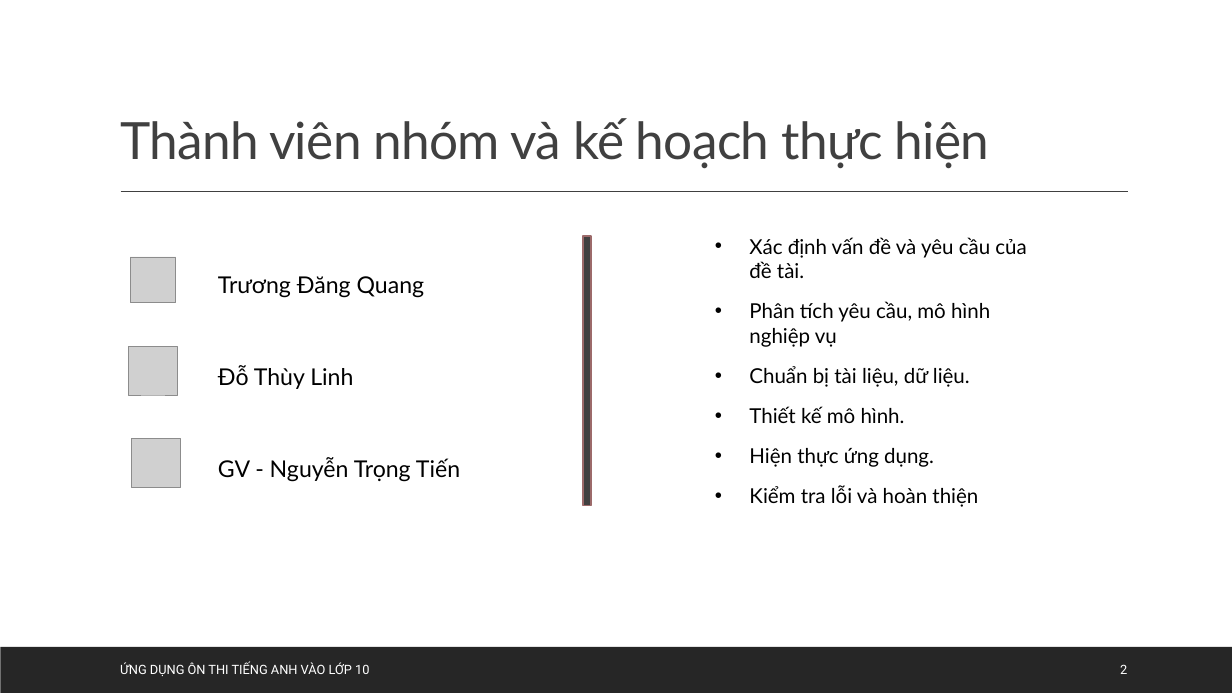
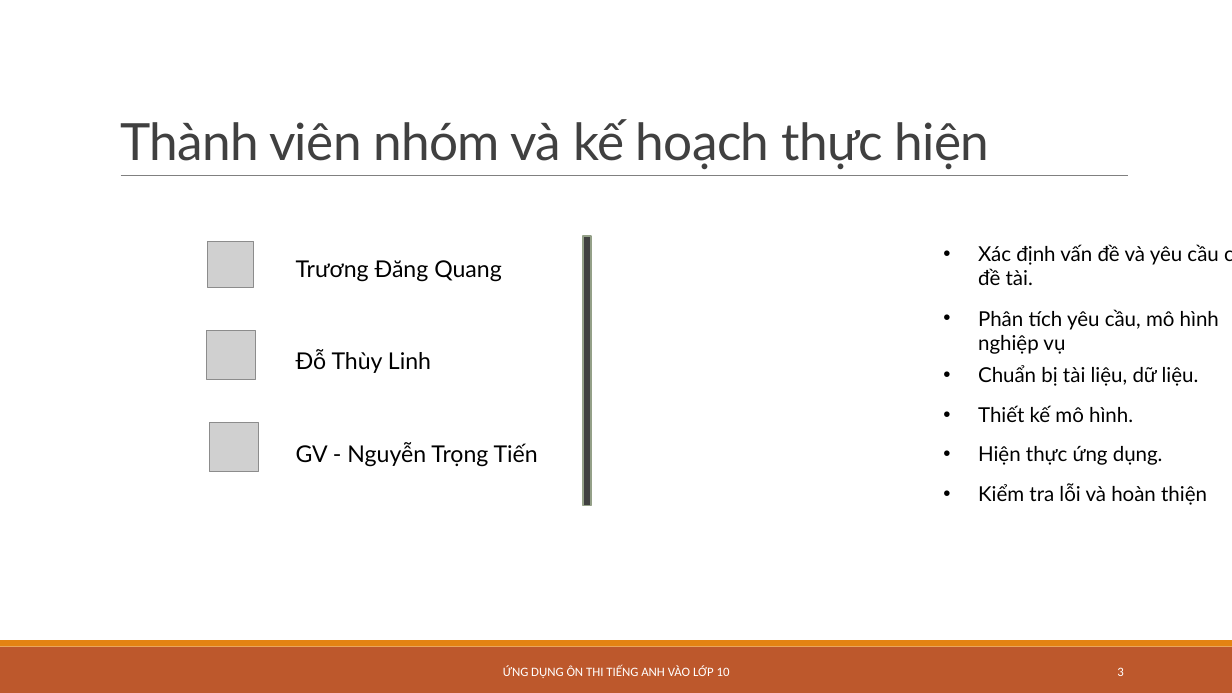
Before and after one commit to TruongDangQuang1998/OnThiTiengAnh10, a slide deck: slide 3 of Documents/Nhom27.pptx (slide 2 before the commit). Drawn at 1232x693 pixels with LibreOffice and Linux fonts; fonts in the diff are those of the drawing; grey boxes stand for pictures. Boxes give left, top, right and bottom in pixels: in the first picture for what was removed or moved away, otherwise in the second. Text is boxed around its words. In the diff, an @@ line names an element or a change of style, - is before the commit and + after.

```diff
--- a/Documents/Nhom27.pptx
+++ b/Documents/Nhom27.pptx
@@ title "Thành viên nhóm và kế ..." at bbox=[120, 119, 990, 170]: line spacing 0.9 to 0.85 @@
@@ line moved from (121, 192) - (1128, 192) to (121, 176) - (1128, 176) @@
@@ line (121, 176) - (1128, 176): stroke #404040 1 pt to #808080 0.5 pt @@
@@ rectangle at bbox=[583, 236, 591, 506]: outline #9C6A6A 1.25 pt to #94A088 1.25 pt @@
@@ text removed at bbox=[749, 237, 1026, 507] @@
-• Xác định vấn đề và yêu cầu của đề tài.
-• Phân tích yêu cầu, mô hình nghiệp vụ
-• Chuẩn bị tài liệu, dữ liệu.
-• Thiết kế mô hình.
-• Hiện thực ứng dụng.
-• Kiểm tra lỗi và hoàn thiện
@@ text added at bbox=[978, 244, 1218, 285], 16 pt, text #000000 @@
+• Xác định vấn đề và yêu cầu của đề tài.
@@ text added at bbox=[978, 309, 1219, 354], 16 pt, text #000000 @@
+• Phân tích yêu cầu, mô hình nghiệp vụ
@@ text added at bbox=[978, 365, 1199, 386], 16 pt, text #000000 @@
+• Chuẩn bị tài liệu, dữ liệu.
@@ text added at bbox=[978, 405, 1133, 422], 16 pt, text #000000 @@
+• Thiết kế mô hình.
@@ 3 pictures, 3 texts: place and size @@
-3 pictures, 3 texts at bbox=[128, 257, 460, 488]
+3 pictures, 3 texts at bbox=[206, 241, 538, 472]
@@ text added at bbox=[978, 446, 1163, 465], 16 pt, text #000000 @@
+• Hiện thực ứng dụng.
@@ text added at bbox=[978, 483, 1207, 505], 16 pt, text #000000 @@
+• Kiểm tra lỗi và hoàn thiện
@@ rectangle at bbox=[0, 647, 1232, 693]: fill #262626 to #BD582C @@
@@ rectangle added at bbox=[0, 640, 1232, 647], fill #E48312 @@
@@ text "ỨNG DỤNG ÔN THI TIẾNG ...": place and size @@
-text "ỨNG DỤNG ÔN THI TIẾNG ..." at bbox=[120, 663, 369, 676]
+text "ỨNG DỤNG ÔN THI TIẾNG ..." at bbox=[503, 665, 730, 678]
@@ text "ỨNG DỤNG ÔN THI TIẾNG ..." at bbox=[503, 665, 730, 678]: font Roboto to Calibri; alignment left to centre @@
@@ page number added at bbox=[1117, 667, 1123, 676], 10 pt, text #FFFFFF @@
+3
@@ page number removed at bbox=[1120, 664, 1127, 674] @@
-2
```
Also in this commit, not shown: 17 other slides changed, 2 slides added, 1 other file.
